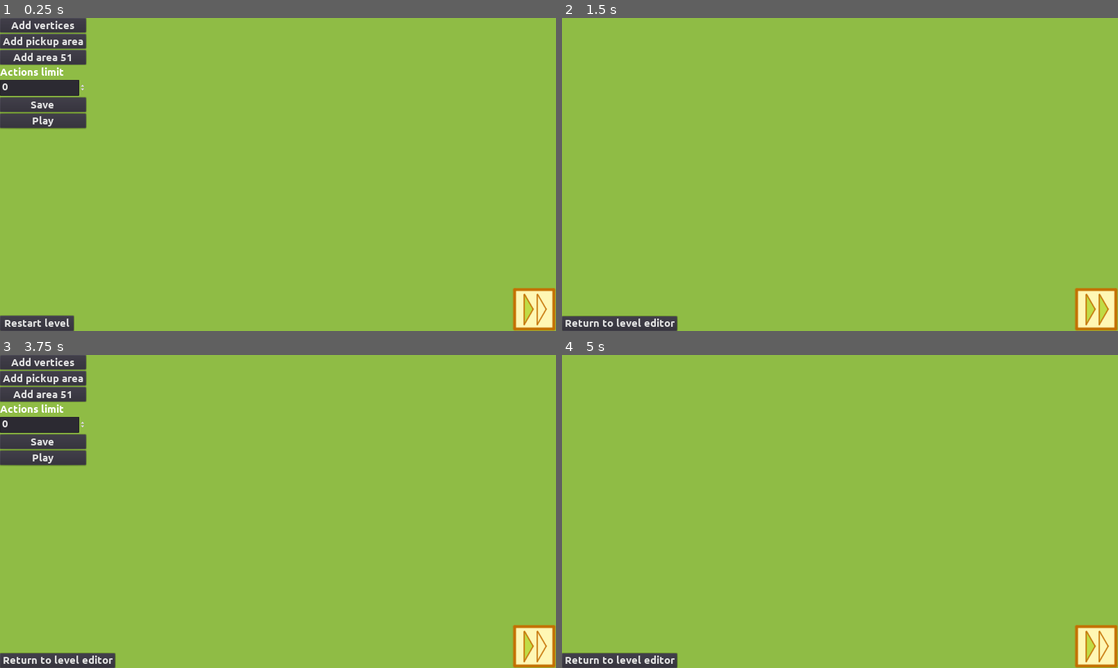
Above: before the commit, frames 1-4 (two rows, left to right).
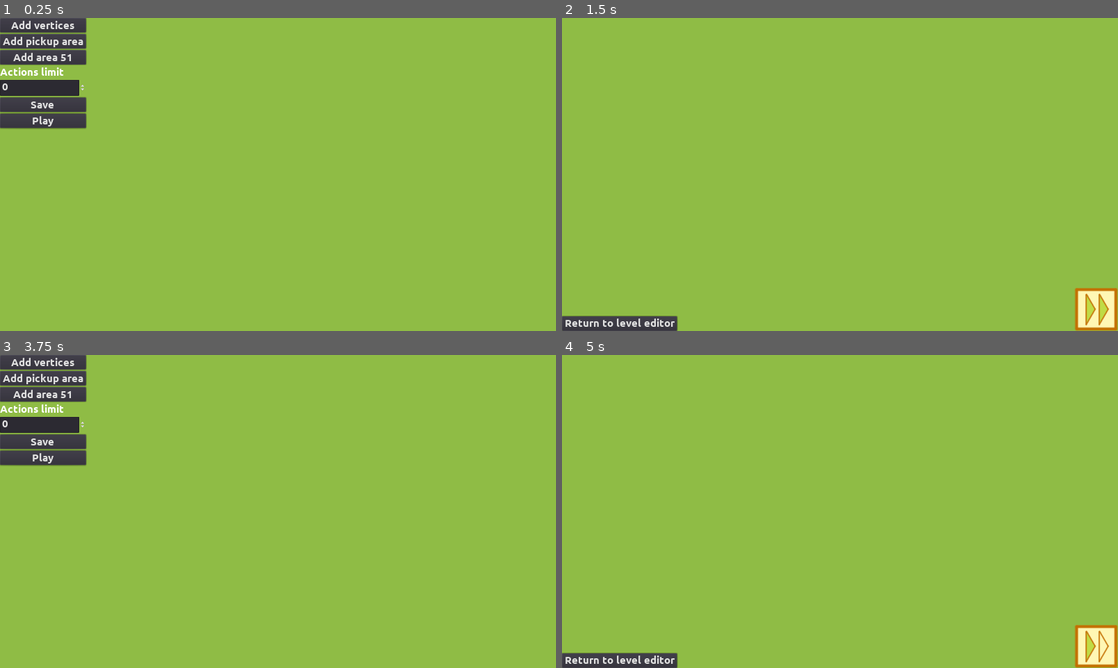
Above: after the commit, the same moments.

Repository: moisesjbc/ufo-taxi
Game: Godot game, scene res://level_editor/main/level_editor.tscn
Same seed, same stepped clock (60 frames per second), same inputs: the game is played once before the commit and once after it. This scene is started directly instead of the project's main scene.
Inputs (mouse positions are in pixels of both pictures, inside the frame that each line leads up to):
- Up to frame 1 (0.25 s): no input
- Up to frame 2 (1.5 s): click "Play" at 0.5 s; click (1095, 309) at 1.25 s
- Up to frame 3 (3.75 s): click (533, 646) at 2 s; click (533, 646) at 2.75 s; click "Return to level editor" at 3.5 s
- Up to frame 4 (5 s): click "Play" at 4.25 s

The runs differ from the first frame. In frame 1, 1.7% of the frame differs, in the area x 0-100%, y 86-100%; in frame 2, nothing differs; in frame 3, 2.1%; in frame 4, nothing differs.
Error in both runs: Invalid get index '0' (on base: 'Array'). (res://gameplay/player/player.gd:20)

Commit message:
Level editor - "Return to level editor" and "Fast forward" buttons are now not visible

Diff:
--- a/godot-project/gameplay/main/main.gd
+++ b/godot-project/gameplay/main/main.gd
@@ -11,8 +11,9 @@
 
 func _ready():
 	reset_current_level()
-	$gui/restart_level_button.visible = not level_manager.playing_from_level_editor
-	$gui/return_to_level_editor_button.visible = level_manager.playing_from_level_editor
+	$gui/restart_level_button.visible = not level_manager.playing_from_level_editor and not edit_mode
+	$gui/return_to_level_editor_button.visible = level_manager.playing_from_level_editor and not edit_mode
+	$gui/fast_foward_button.visible = not edit_mode
 
 
 func _on_railtrack_warning_added(text):
